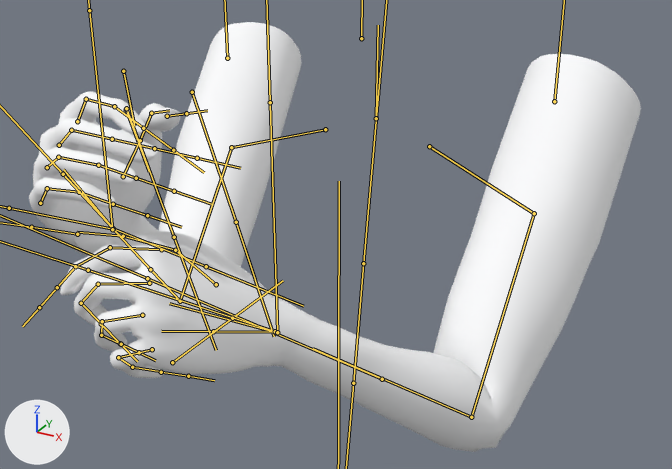
Before and after pictures for a commit that changed the FBX model care-up/Assets/FPArms/Female/FPArms_Female_LPR_LOD0_D.fbx.
The view is the same before and after, from a camera (50 mm lens) standing at (0.416, -0.769, 1.773) and looking at (0.026, -0.059, 1.419). Every picture has the same lights, and +X, +Y and +Z are marked at lower left. Both versions are drawn at frame 58 of the action 'Armature|301_absorbingAir_sLeft_L_Lib'; the numbers are the values there. The bones that bend it are drawn over the model as lines.

Names of what the first picture shows: 'FPArms_Female'.
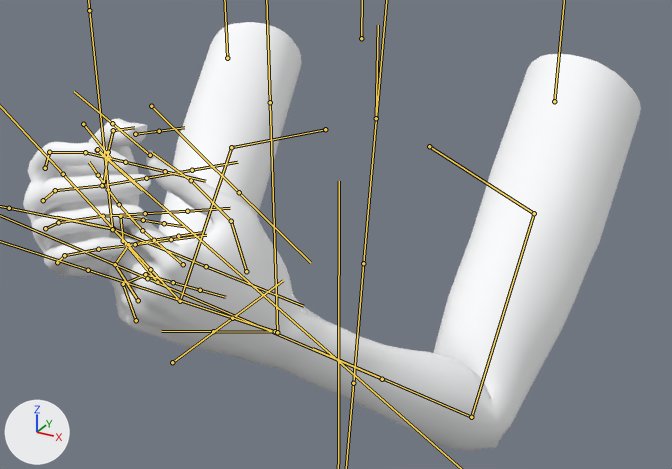
The edits, one by one:
Bone 'LeftHand' (bone_lefthand) turns from (0, 0, 0) to (-1, -60, 3) degrees about its own x, y and z.
Bone 'RightHand' (bone_righthand) turns from (-8, 7, -13) to (-1, 30, 9) degrees about its own x, y and z.

Boxes (x1, y1, x2, y2) around the edits, measured in the pictures (672 x 469 px):
'FPArms_Female', posed
    before: (29, 22, 641, 452)
    after: (23, 22, 641, 452)
bone 'LeftHand', root to tip
    before: (275, 332) to (169, 303)
    after: (275, 332) to (171, 297)
bone 'RightHand', root to tip
    before: (113, 228) to (63, 169)
    after: (113, 228) to (56, 217)
